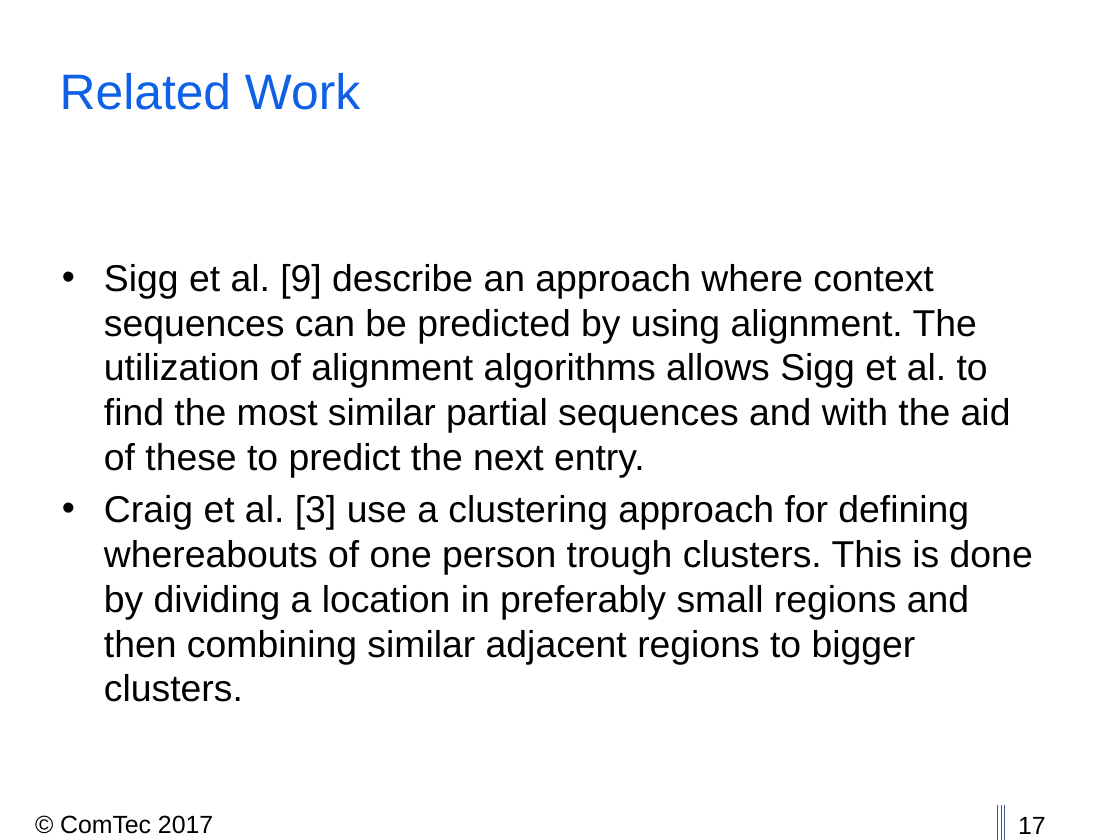
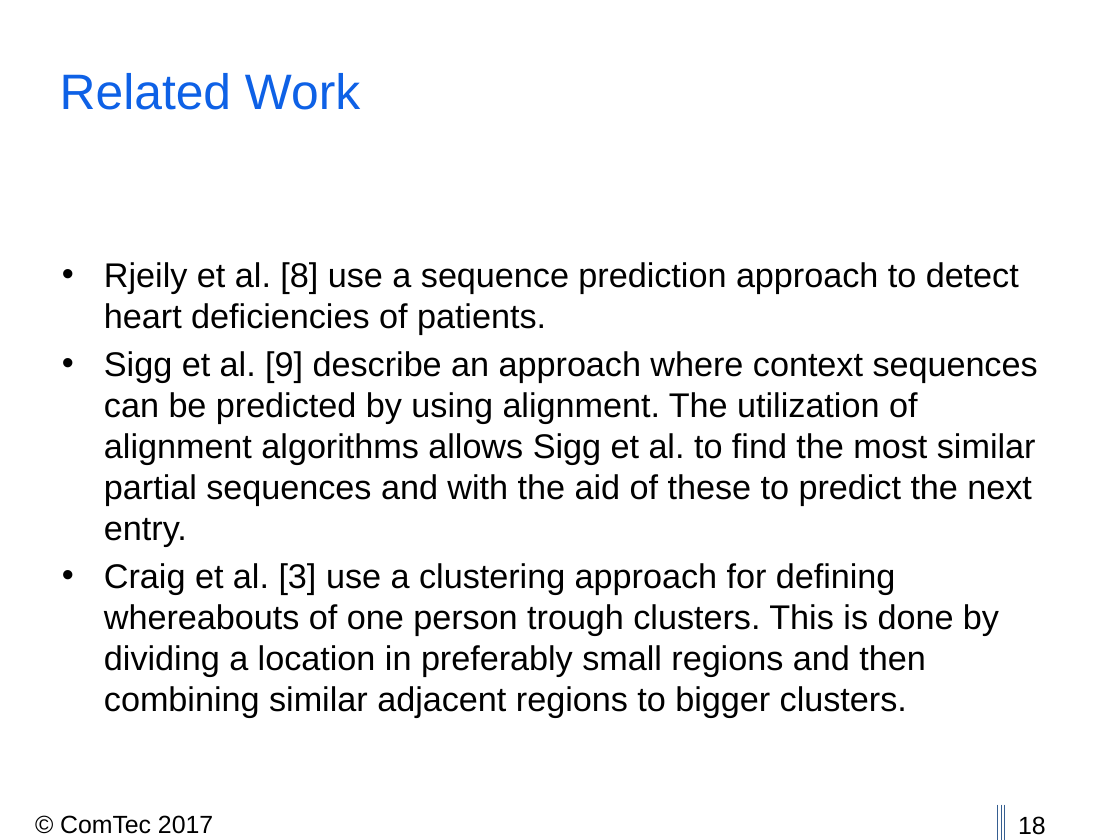
Before and after one commit to thedrayman/ct2-alignment, a slide deck: slide 18 of Presentation/CT2_2017_Alignment.pptx (slide 17 before the commit). Drawn at 1120x840 pixels with LibreOffice and Linux fonts; fonts in the diff are those of the drawing; background and template pictures are left out. Boxes give left, top, right and bottom in pixels: in the first picture for what was removed or moved away, otherwise in the second. Text is boxed around its words. In the diff, an @@ line names an element or a change of style, - is before the commit and + after.

```diff
--- a/Presentation/CT2_2017_Alignment.pptx
+++ b/Presentation/CT2_2017_Alignment.pptx
@@ text at <box>104,262,1019,335</box>: paragraph added @@
+• Rjeily et al. [8] use a sequence prediction approach to detect heart deficiencies of patients.
@@ text at <box>104,351,1038,718</box>: size 24 to 22 pt in "Sigg et al. [9] describe an approach ...", "Craig et al. [3] use a clustering ..." @@
@@ page number at <box>1018,816,1046,835</box>: text changed @@
-17
+18
```
Also in this commit, not shown: 1 other slide changed.
